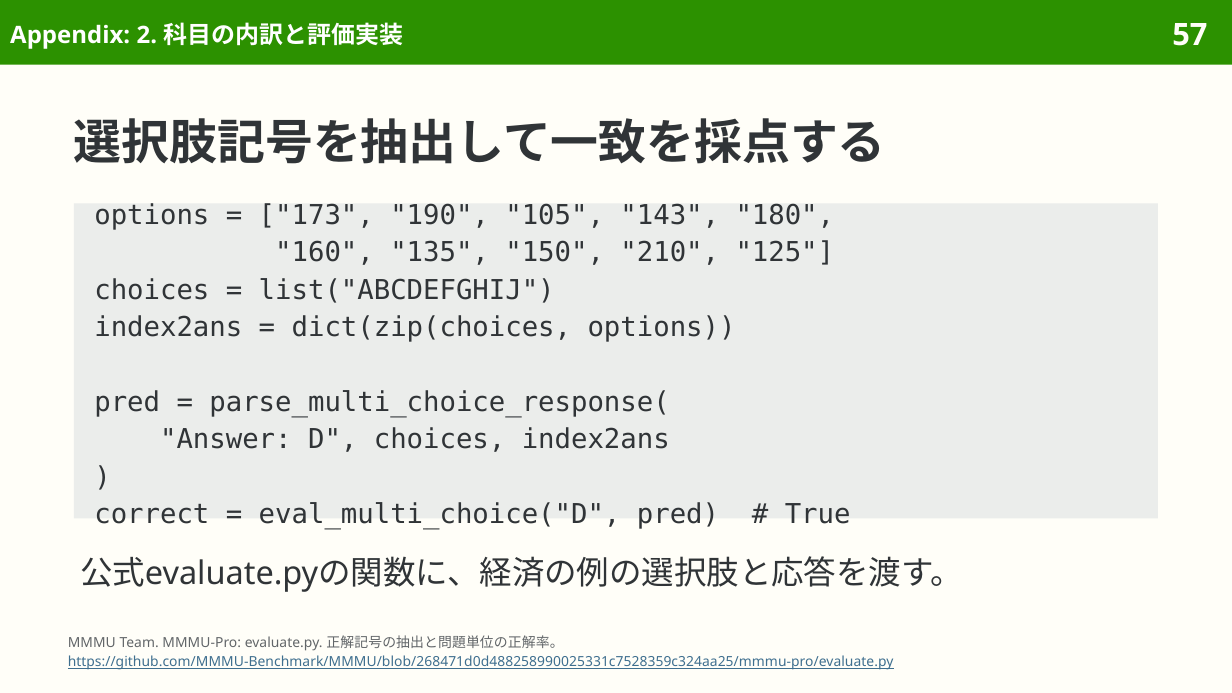
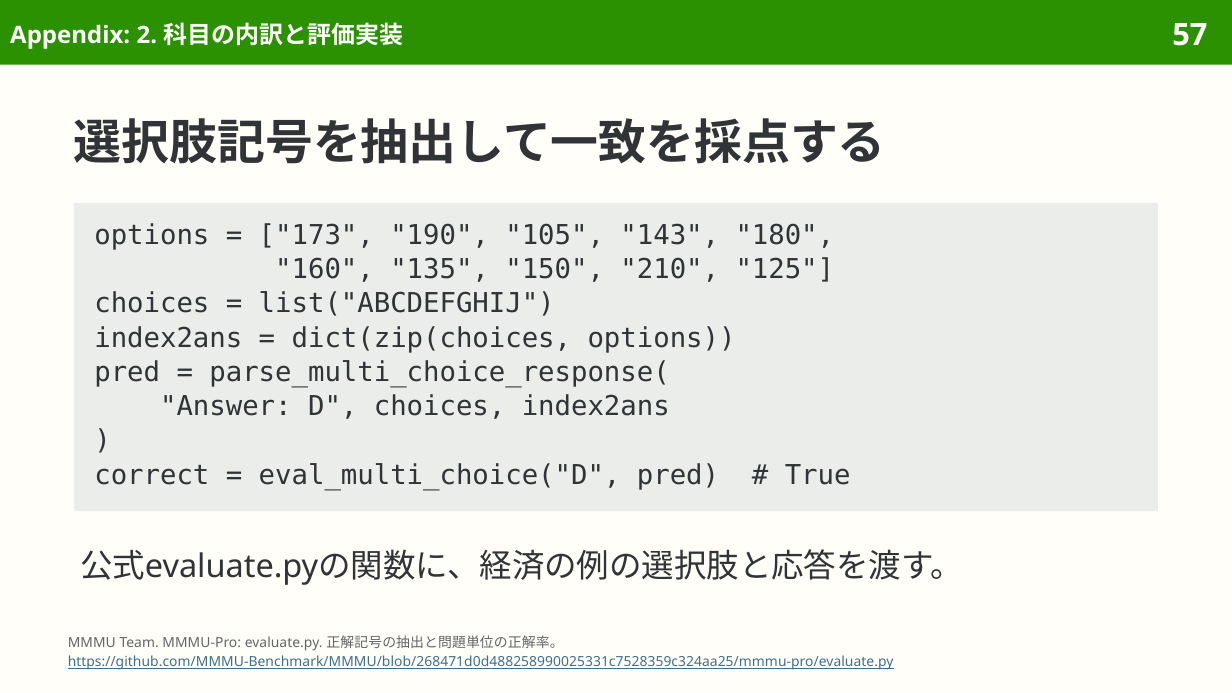
Before and after one commit to sasakiy84/datasets-in-10-minutes, a slide deck: slide 57 of slides/datasets-in-10-minutes-mmmu-pro.pptx. Drawn at 1232x693 pixels with LibreOffice and Linux fonts; fonts in the diff are those of the drawing. Boxes give left, top, right and bottom in pixels: in the first picture for what was removed or moved away, otherwise in the second. Text is boxed around its words. In the diff, an @@ line names an element or a change of style, - is before the commit and + after.

```diff
--- a/slides/datasets-in-10-minutes-mmmu-pro.pptx
+++ b/slides/datasets-in-10-minutes-mmmu-pro.pptx
@@ rectangle "options = ["173", "190", "105", ...": place and size @@
-rectangle "options = ["173", "190", "105", ..." at <box>74,203,1158,519</box>
+rectangle "options = ["173", "190", "105", ..." at <box>74,203,1158,511</box>
@@ rectangle "options = ["173", "190", "105", ..." at <box>74,203,1158,511</box>: line spacing 1.14 to 20pt; vertical alignment middle to top @@
@@ text "公式evaluate.pyの関数に、経済の例の選択肢と応答を渡す。": place and size @@
-text "公式evaluate.pyの関数に、経済の例の選択肢と応答を渡す。" at <box>80,556,963,592</box>
+text "公式evaluate.pyの関数に、経済の例の選択肢と応答を渡す。" at <box>80,549,963,585</box>
```
Also in this commit, not shown: 1 other slide changed, 4 other files.
